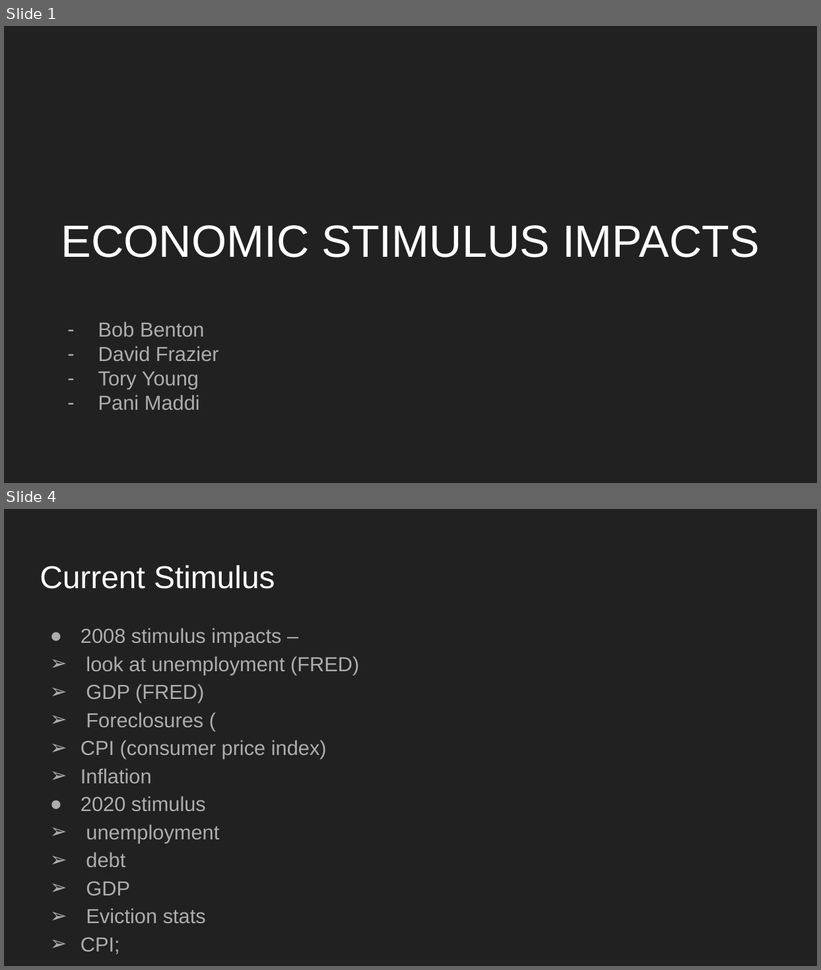
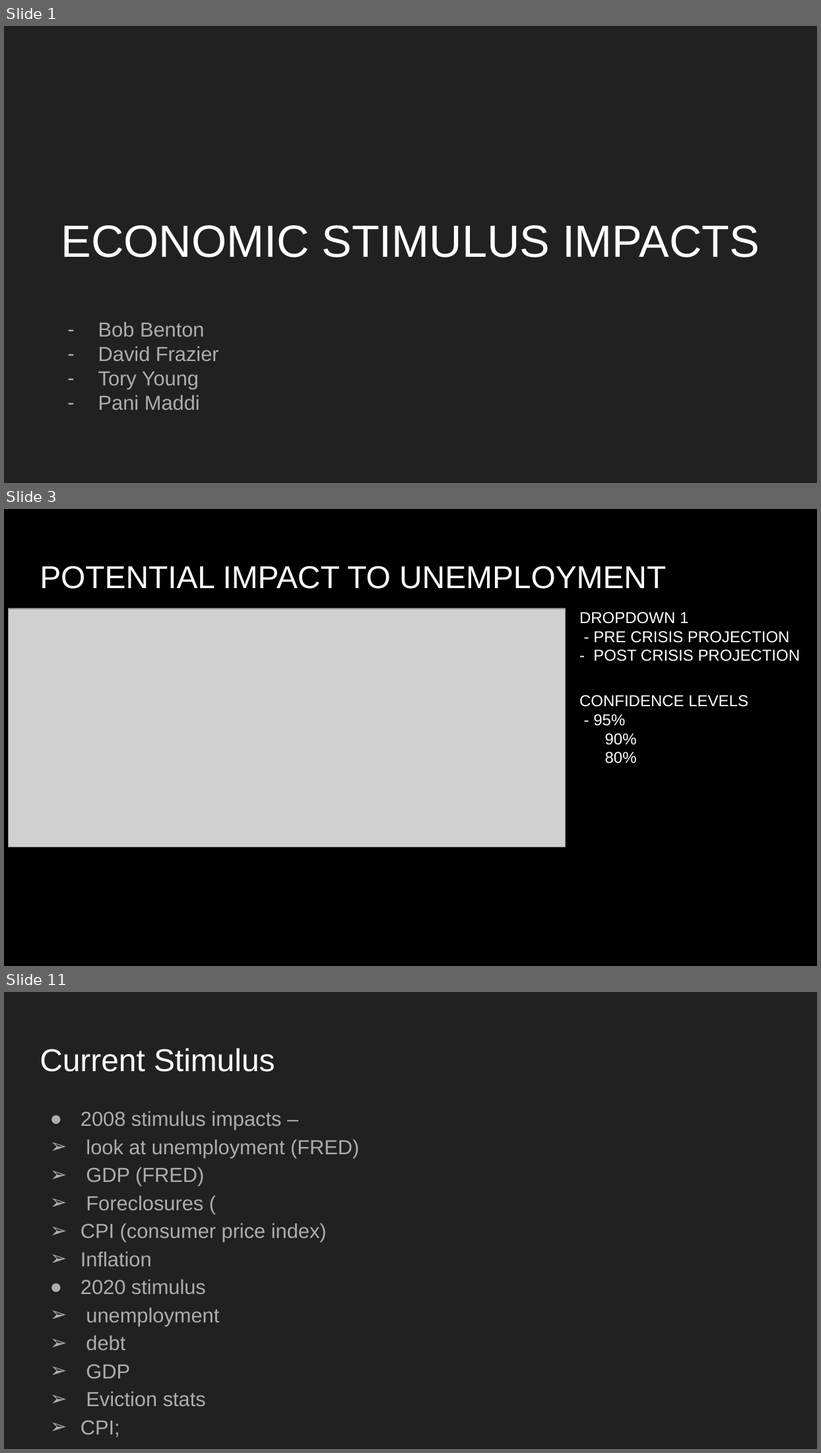
Before and after one commit to tyoung65/Econimic_Stimulus_Research-, a slide deck: ECONOMIC STIMULUS IMPACTS.pptx. Shown one above the other, each under a label of ours: slides 1 and 4 before the commit, slides 1, 3 and 11 after it; the slides between them are not shown. The pictures are 821x970 and 821x1453 pixels, drawn with LibreOffice and Linux fonts; fonts in the diff are those of the drawing; grey boxes stand for pictures. Boxes give left, top, right and bottom in pixels: in the first picture for what was removed or moved away, otherwise in the second. Text is boxed around its words. In the diff, an @@ line names an element or a change of style, - is before the commit and + after.

```diff
--- a/ECONOMIC STIMULUS IMPACTS.pptx
+++ b/ECONOMIC STIMULUS IMPACTS.pptx
@@ slide 3 added at box(4, 509, 817, 966), background #000000 @@
@@ title added at box(40, 566, 666, 589), 28 pt, text #FFFFFF @@
+POTENTIAL IMPACT TO UNEMPLOYMENT
@@ picture added at box(8, 609, 565, 848) @@
@@ text added at box(580, 612, 801, 661), 14 pt, text #FFFFFF @@
+DROPDOWN 1
+- PRE CRISIS PROJECTION
+- POST CRISIS PROJECTION
@@ text added at box(580, 695, 748, 764), 14 pt, text #FFFFFF @@
+CONFIDENCE LEVELS
+- 95%
+– 90%
+– 80%
@@ what was slide 4 is now slide 11 @@
```
Also in this commit, not shown: 2 slides changed, 6 other slides added, 1 other file.
